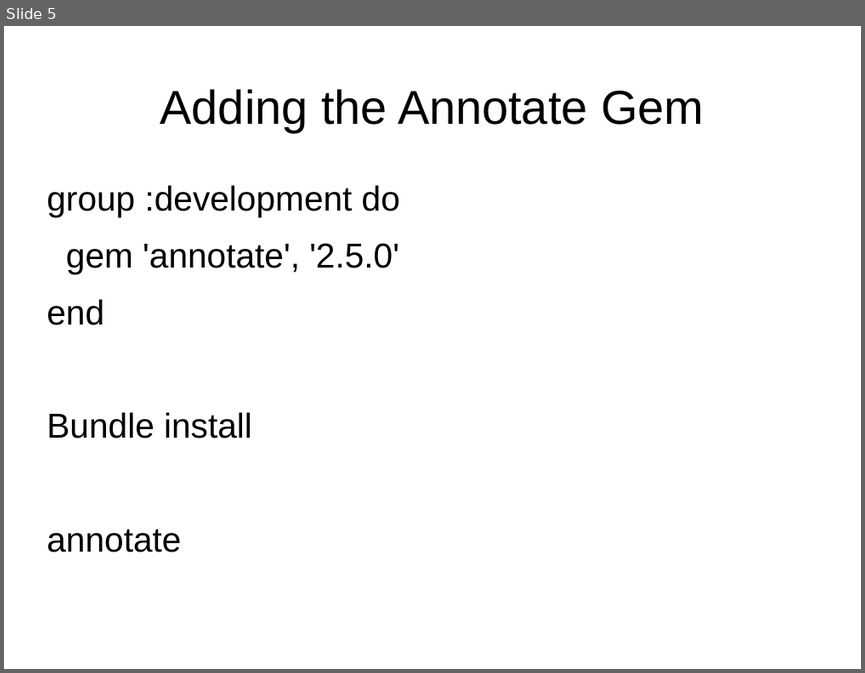
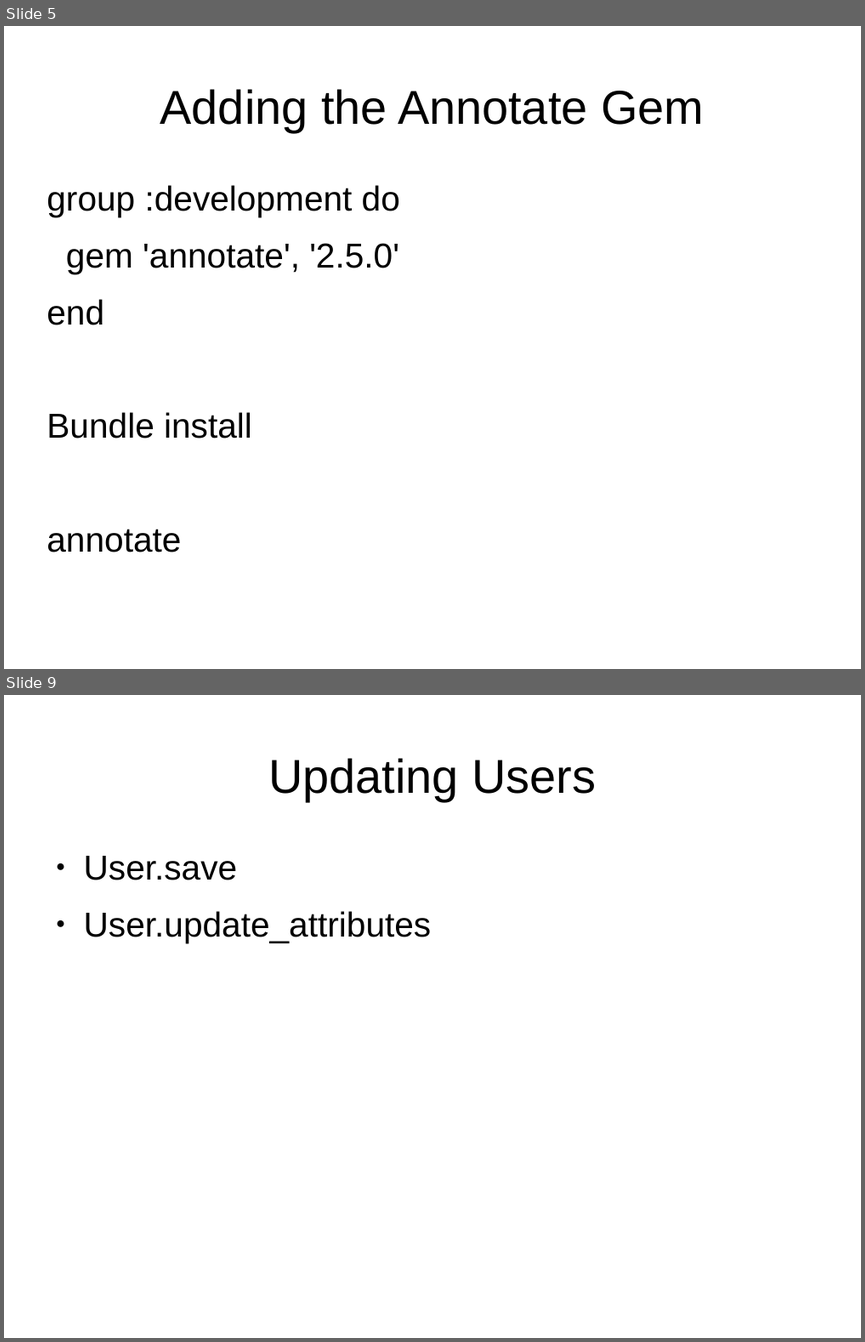
Before and after one commit to EmeraldCityProgrammingGroup/presentations-2013, a slide deck: ModelingUsers.odp. Shown one above the other, each under a label of ours: slide 5 before the commit, slides 5 and 9 after it; the slides between them are not shown. The pictures are 865x673 and 865x1342 pixels, drawn with LibreOffice and Linux fonts; fonts in the diff are those of the drawing. Boxes give left, top, right and bottom in pixels: in the first picture for what was removed or moved away, otherwise in the second. Text is boxed around its words. In the diff, an @@ line names an element or a change of style, - is before the commit and + after.

```diff
--- a/ModelingUsers.odp
+++ b/ModelingUsers.odp
@@ slide 9 added at [4, 695, 861, 1338], background #FFFFFF @@
@@ title added at [268, 758, 596, 801], 44 pt, text #000000 @@
+Updating Users
@@ text added at [84, 856, 432, 943], 32 pt, text #000000 @@
+● User.save
+● User.update_attributes
```
Also in this commit, not shown: 13 other slides added.
